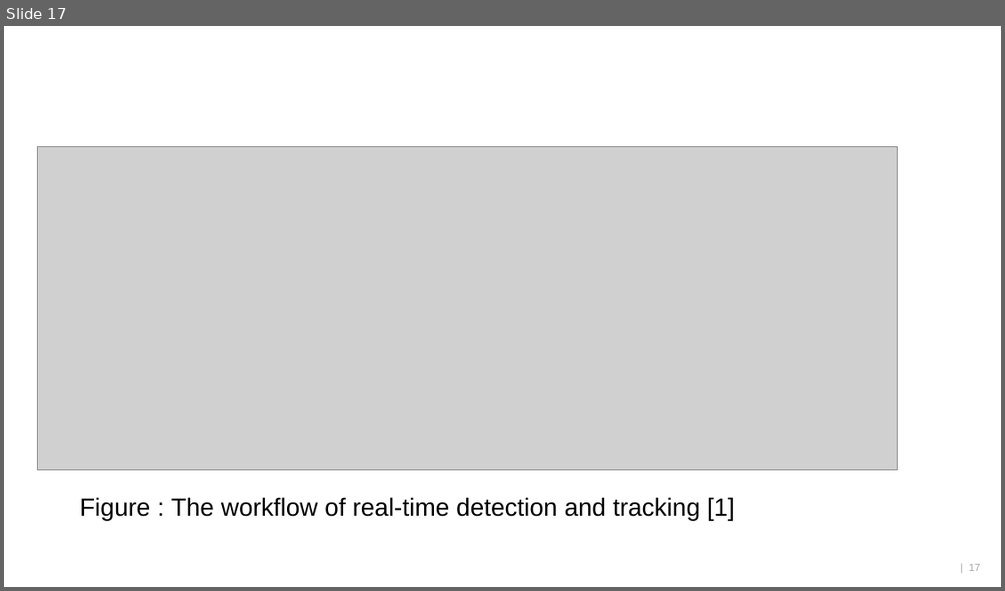
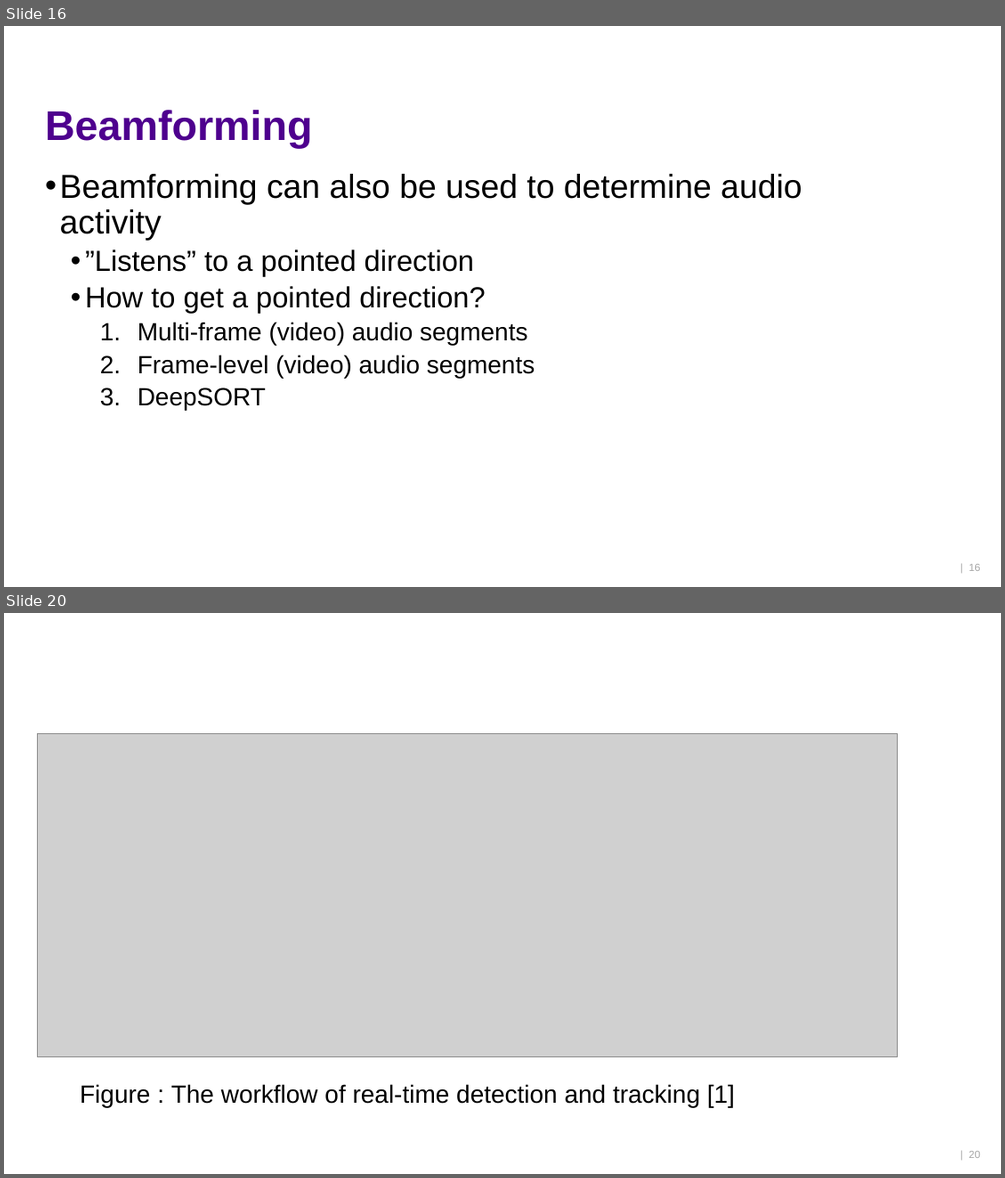
Before and after one commit to ktlhtn/AutoSTAnnot, a slide deck: Power point files/Final presentation.pptx. Shown one above the other, each under a label of ours: slide 17 before the commit, slides 16 and 20 after it; the slides between them are not shown. The pictures are 1005x591 and 1005x1178 pixels, drawn with LibreOffice and Linux fonts; fonts in the diff are those of the drawing; grey boxes stand for pictures; background and template pictures are left out. Boxes give left, top, right and bottom in pixels: in the first picture for what was removed or moved away, otherwise in the second. Text is boxed around its words. In the diff, an @@ line names an element or a change of style, - is before the commit and + after.

```diff
--- a/Power point files/Final presentation.pptx
+++ b/Power point files/Final presentation.pptx
@@ slide 16 added at <box>4,26,1001,587</box>, background #FFFFFF @@
@@ title added at <box>45,110,312,148</box>, 40 pt, text #4E008E, bold @@
+Beamforming
@@ text added at <box>60,174,801,410</box>, 24 pt, text #000000 @@
+• Beamforming can also be used to determine audio activity
+  • ”Listens” to a pointed direction
+  • How to get a pointed direction?
+    1. Multi-frame (video) audio segments
+    2. Frame-level (video) audio segments
+    3. DeepSORT
@@ page number added at <box>969,564,980,571</box>, 10 pt, text #A6A6A6 @@
+| 16
@@ what was slide 17 is now slide 20 @@
@@ page number at <box>969,1151,980,1158</box>: text changed @@
-| 17
+| 20
```
Also in this commit, not shown: 1 slide changed, 9 other slides added, 7 slides removed.
